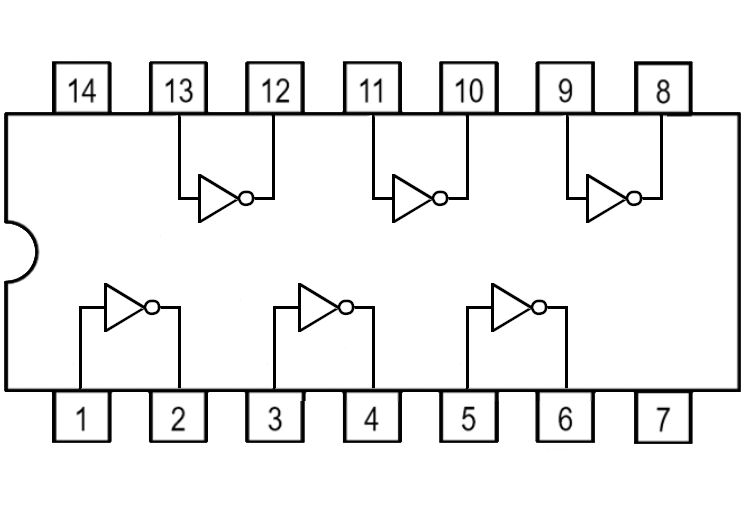
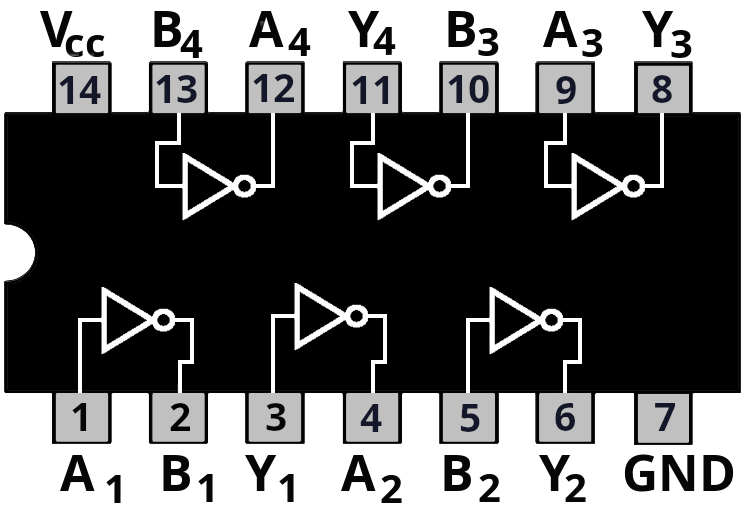
Before/after of a (745, 511) layered artwork. What changed in the layer stack:
renamed "A Y A Y A ..." to "74LS00-black.png", painted on it over [4, 11, 741, 503]
removed layer "2 #1" over [373, 475, 393, 501]
removed layer "2" over [286, 474, 294, 502]
removed layer "1 #1" over [188, 474, 200, 487]
removed layer "3 #1" over [565, 474, 583, 502]
removed layer "3" over [479, 474, 496, 502]
removed layer "6 #1" over [671, 30, 684, 54]
removed layer "6" over [576, 29, 594, 54]
removed layer "5 #1" over [478, 28, 492, 52]
removed layer "5" over [389, 27, 396, 51]
removed layer "4 #1" over [280, 28, 303, 56]
removed layer "4" over [198, 30, 203, 56]
removed layer "cc" over [66, 35, 101, 57]
removed layer "V A Y A Y ..." over [40, 12, 667, 47]
removed layer "74LS107.png copy" over [4, 11, 741, 461]
